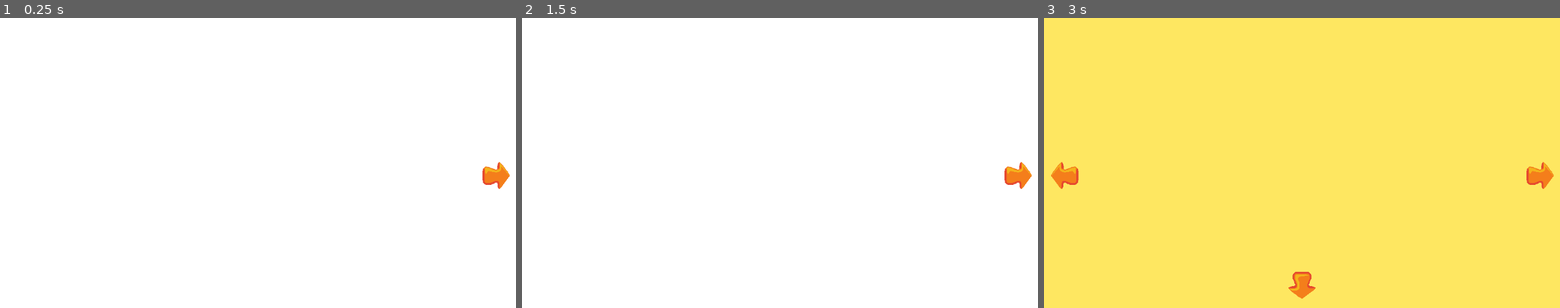
Above: before the commit, frames 1-3 (left to right).
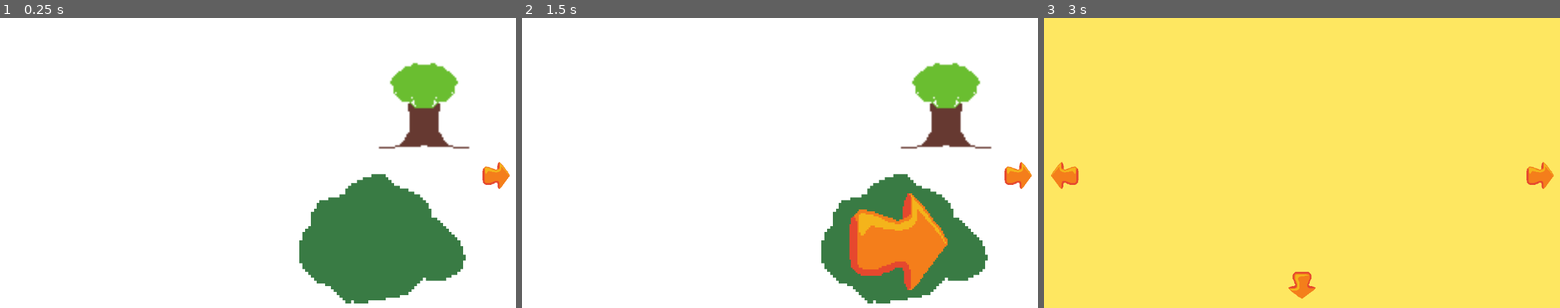
Above: after the commit, the same moments.

Repository: kaylijade11/Gambs-First-Game
Game: Godot game, scene res://scenes/root.tscn
Same seed, same stepped clock (60 frames per second), same inputs: the game is played once before the commit and once after it.
Inputs (mouse positions are in pixels of both pictures, inside the frame that each line leads up to):
- Up to frame 1 (0.25 s): no input
- Up to frame 2 (1.5 s): click (945, 119) at 0.52 s; click (903, 241) at 1.27 s
- Up to frame 3 (3 s): click (1420, 241) at 2.02 s; click (1539, 177) at 2.75 s

The runs differ from the first frame. In frame 1, 12% of the frame differs, in the area x 58-91%, y 15-99%; in frame 2, 12%; in frame 3, nothing differs.

Commit message:
Bush and tree can be pressed & cat pops out of bush

Diff:
--- /dev/null
+++ b/scenes/bush_1.gd
@@ -0,0 +1,22 @@
+class_name ButtonPressed extends TextureButton
+@onready var cat_1: TextureButton = $Cat1
+const BEHIND_INDEX: int = -1
+const FRONT_INDEX: int = +1
+
+# Called when the node enters the scene tree for the first time.
+func _ready() -> void:
+	cat_1.z_index = BEHIND_INDEX
+	pressed.connect(reveal_cat)
+
+
+
+
+# Called every frame. 'delta' is the elapsed time since the previous frame.
+#func _process(delta: float) -> void:
+	pass
+#Reveals the cat and makes the cat pettable also makes the bush not animate
+func reveal_cat():
+	cat_1.z_index = FRONT_INDEX
+	mouse_filter = MOUSE_FILTER_IGNORE
+	cat_1.mouse_filter = MOUSE_FILTER_STOP
+	print("Cat Reveal")
--- /dev/null
+++ b/scenes/cat_1.gd
@@ -0,0 +1,18 @@
+extends TextureButton
+
+
+# Called when the node enters the scene tree for the first time.
+func _ready() -> void:
+	mouse_entered.connect(cursor_change)
+	pressed.connect(meow)
+#TODO
+func cursor_change():
+	pass
+
+
+# Called every frame. 'delta' is the elapsed time since the previous frame.
+func _process(delta: float) -> void:
+	pass
+
+func meow ():
+	print ("Meow")
--- a/scenes/root.tscn
+++ b/scenes/root.tscn
@@ -2,14 +2,21 @@
 
 [ext_resource type="Script" uid="uid://bahho8eyhox8n" path="res://scripts/camera.gd" id="1_twpsu"]
 [ext_resource type="Script" uid="uid://ddw458u256eu0" path="res://scripts/grid_generator.gd" id="2_twpsu"]
+[ext_resource type="Texture2D" uid="uid://d21jblfklg86l" path="res://assets/Sprites/Tree1 Placeholder.png" id="2_vgks2"]
+[ext_resource type="Texture2D" uid="uid://c8hruchi0lebw" path="res://assets/Sprites/Bush1 Placeholder.png" id="3_dylgi"]
+[ext_resource type="Texture2D" uid="uid://qqufq80kllem" path="res://assets/Sprites/Tree2 Placeholder.png" id="3_jrhyn"]
 [ext_resource type="PackedScene" uid="uid://d1p6sj0gwc818" path="res://scenes/Area(1, 1).tscn" id="3_lrqlo"]
+[ext_resource type="Texture2D" uid="uid://d373kdrutn6pi" path="res://assets/Sprites/Bush2 Placeholder.png" id="4_jrhyn"]
 [ext_resource type="PackedScene" uid="uid://k81dxc7535qm" path="res://scenes/Area(2, 1).tscn" id="4_kycxp"]
+[ext_resource type="Script" uid="uid://cloo864mlb4ta" path="res://scenes/tree_1.gd" id="4_log26"]
 [ext_resource type="PackedScene" uid="uid://c7h6a7q8t0n37" path="res://scenes/Area(3,1).tscn" id="5_j287u"]
 [ext_resource type="Texture2D" uid="uid://deeemdsloqm7t" path="res://assets/Sprites/Right Arrow.png" id="6_3hfy5"]
 [ext_resource type="PackedScene" uid="uid://bsx4hsacnruf8" path="res://scenes/Area (2,2).tscn" id="6_5sfjl"]
 [ext_resource type="Texture2D" uid="uid://yqbptbti5c58" path="res://assets/Sprites/Left Arrow.png" id="7_3hfy5"]
+[ext_resource type="Script" uid="uid://bpg1eqw5md6n8" path="res://scenes/bush_1.gd" id="7_gt4lb"]
 [ext_resource type="Script" uid="uid://hmtx6wurmfil" path="res://scripts/ui_manager.gd" id="7_j287u"]
 [ext_resource type="Texture2D" uid="uid://dcp7fos1v6jd0" path="res://assets/Sprites/Up Arrow.png" id="8_7pvxh"]
+[ext_resource type="Script" uid="uid://ciamxchbsj8t0" path="res://scenes/cat_1.gd" id="8_gt4lb"]
 [ext_resource type="Texture2D" uid="uid://cuojqel7pnt2y" path="res://assets/Sprites/Down Arrow.png" id="9_y3xxt"]
 
 [node name="Root" type="Node2D" unique_id=1738037333]
@@ -17,6 +24,37 @@
 [node name="Areas" type="Node" parent="." unique_id=1155218085]
 
 [node name="Area(1,1)" parent="Areas" unique_id=476467761 instance=ExtResource("3_lrqlo")]
+
+[node name="Tree1" type="TextureButton" parent="Areas/Area(1,1)" unique_id=2131407810]
+offset_left = 71.0
+offset_top = -66.0
+offset_right = 135.0
+offset_bottom = 12.0
+texture_normal = ExtResource("2_vgks2")
+texture_pressed = ExtResource("3_jrhyn")
+script = ExtResource("4_log26")
+
+[node name="Bush1" type="TextureButton" parent="Areas/Area(1,1)" unique_id=1497823284]
+z_index = 1
+texture_filter = 1
+offset_left = 15.0
+offset_top = -9.0
+offset_right = 139.0
+offset_bottom = 105.0
+texture_normal = ExtResource("3_dylgi")
+texture_pressed = ExtResource("4_jrhyn")
+stretch_mode = 4
+script = ExtResource("7_gt4lb")
+
+[node name="Cat1" type="TextureButton" parent="Areas/Area(1,1)/Bush1" unique_id=230525334]
+layout_mode = 0
+offset_left = 26.0
+offset_top = 26.0
+offset_right = 90.0
+offset_bottom = 90.0
+mouse_filter = 2
+texture_normal = ExtResource("6_3hfy5")
+script = ExtResource("8_gt4lb")
 
 [node name="Area(2,1)" parent="Areas" unique_id=1528390563 instance=ExtResource("4_kycxp")]
 position = Vector2(320, 0)
@@ -34,6 +72,7 @@
 script = ExtResource("7_j287u")
 
 [node name="RightButton" type="TextureButton" parent="CanvasLayer/UIManager" unique_id=383472467]
+texture_filter = 1
 anchors_preset = 6
 anchor_left = 1.0
 anchor_top = 0.5
@@ -48,6 +87,7 @@
 texture_normal = ExtResource("6_3hfy5")
 
 [node name="LeftButton" type="TextureButton" parent="CanvasLayer/UIManager" unique_id=1146113660]
+texture_filter = 1
 anchors_preset = 4
 anchor_top = 0.5
 anchor_bottom = 0.5
@@ -60,6 +100,7 @@
 texture_normal = ExtResource("7_3hfy5")
 
 [node name="UpButton" type="TextureButton" parent="CanvasLayer/UIManager" unique_id=1326822429]
+texture_filter = 1
 anchors_preset = 5
 anchor_left = 0.5
 anchor_right = 0.5
@@ -71,6 +112,7 @@
 texture_normal = ExtResource("8_7pvxh")
 
 [node name="DownButton" type="TextureButton" parent="CanvasLayer/UIManager" unique_id=198130559]
+texture_filter = 1
 anchors_preset = 7
 anchor_left = 0.5
 anchor_top = 1.0
--- /dev/null
+++ b/scenes/tree_1.gd
@@ -0,0 +1,11 @@
+extends TextureButton
+
+
+# Called when the node enters the scene tree for the first time.
+func _ready() -> void:
+	pass # Replace with function body.
+
+
+# Called every frame. 'delta' is the elapsed time since the previous frame.
+func _process(delta: float) -> void:
+	pass
--- a/scripts/camera.gd
+++ b/scripts/camera.gd
@@ -19,8 +19,8 @@
 	grid_check()
 
 ## Called every frame. 'delta' is the elapsed time since the previous frame.
-func _process(delta: float) -> void:
-	pass
+#func _process(delta: float) -> void:
+	#pass
 
 # Checking if the next area is out of bounds and if it is, it gets rid of the
 # arrow
Binary file added: assets/Sprites/Bush1 Placeholder.png
Not shown, added: assets/Sprites/Bush1 Placeholder.png.import
Binary file added: assets/Sprites/Bush2 Placeholder.png
Not shown, added: assets/Sprites/Bush2 Placeholder.png.import
Binary file added: assets/Sprites/Tree1 Placeholder.png
Not shown, added: assets/Sprites/Tree1 Placeholder.png.import
Binary file added: assets/Sprites/Tree2 Placeholder.png
Not shown, added: assets/Sprites/Tree2 Placeholder.png.import
Not shown, added: scenes/bush_1.gd.uid
Not shown, added: scenes/cat_1.gd.uid
Not shown, added: scenes/tree_1.gd.uid
